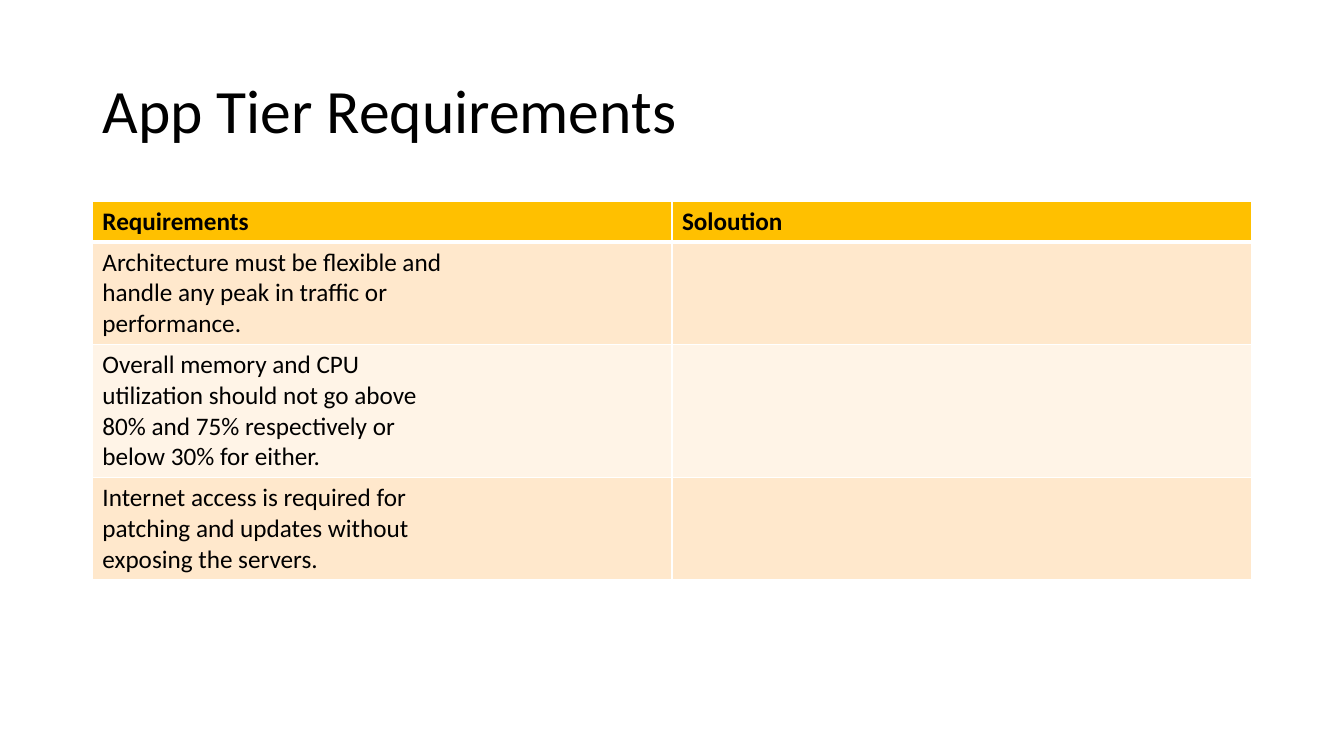
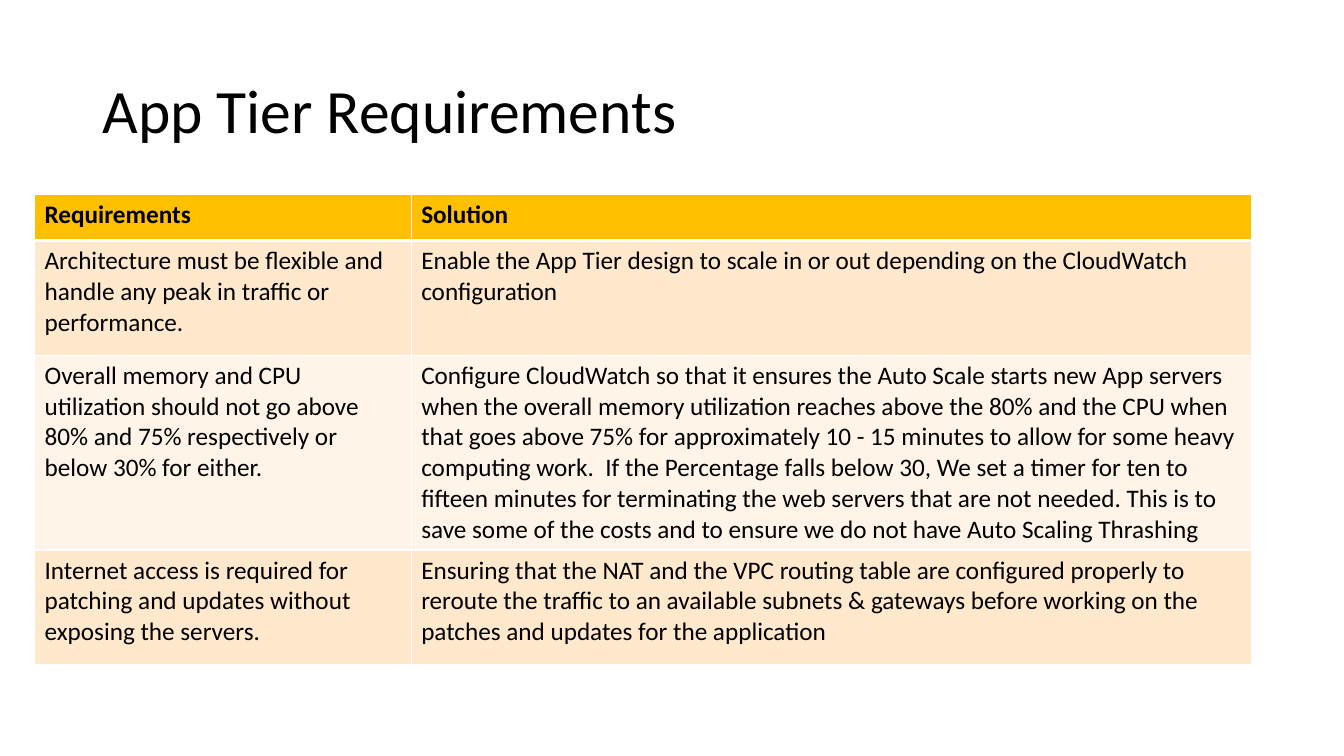
Before and after one commit to WilliamCareySemiColon/college_y3, a slide deck: slide 8 of Cloud_Computing/Labs/Assignment/part 2/Cloud-Computing-Assignment-2.pptx. Drawn at 1344x756 pixels with LibreOffice and Linux fonts; fonts in the diff are those of the drawing. Boxes give left, top, right and bottom in pixels: in the first picture for what was removed or moved away, otherwise in the second. Text is boxed around its words. In the diff, an @@ line names an element or a change of style, - is before the commit and + after.

Commit message:
nearly completed Cloud Computing

```diff
--- a/Cloud_Computing/Labs/Assignment/part 2/Cloud-Computing-Assignment-2.pptx
+++ b/Cloud_Computing/Labs/Assignment/part 2/Cloud-Computing-Assignment-2.pptx
@@ table at (34,194,1252,661) @@
-row 1, column 2: Soloution
+row 1, column 2: Solution
-row 2, column 2: 
+row 2, column 2: Enable the App Tier design to scale in or out depending on the CloudWatch configuration
-row 3, column 2: 
+row 3, column 2: Configure CloudWatch so that it ensures the Auto Scale starts new App servers when the overall memory utilization reaches above the 80% and the CPU when that goes above 75% for approximately 10 - 15 minutes to allow for some heavy computing work. If the Percentage falls below 30, We set a timer for ten to fifteen minutes for terminating the web servers that are not needed. This is to save some of the costs and to ensure we do not have Auto Scaling Thrashing
-row 4, column 2: 
+row 4, column 2: Ensuring that the NAT and the VPC routing table are configured properly to reroute the traffic to an available subnets & gateways before working on the patches and updates for the application
@@ table: place and size @@
-table at (93,202,1252,577)
+table at (34,194,1252,661)
```
Also in this commit, not shown: 9 other slides changed, 1 slide removed, 1 other file.
